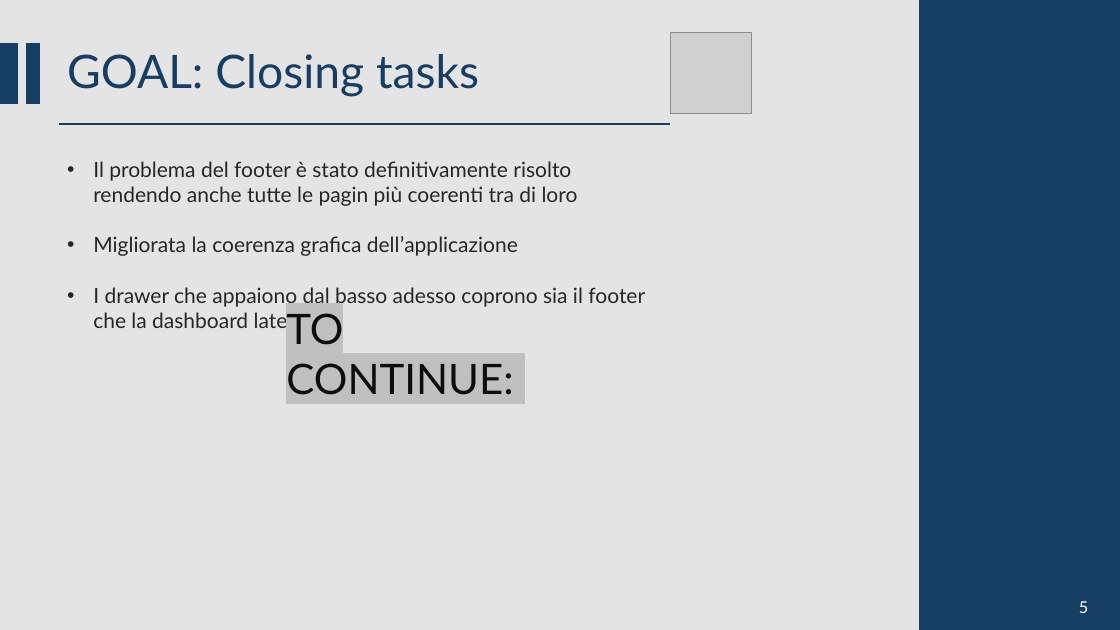
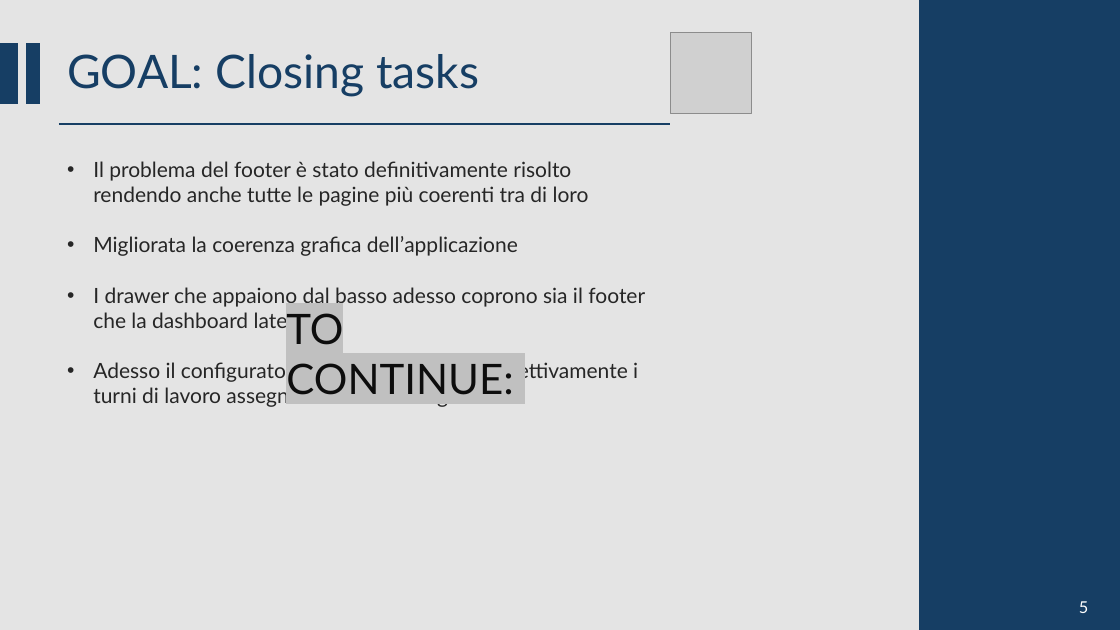
Before and after one commit to CSW-Teams/MS3-docs, a slide deck: slide 15 of ShiftsHappen/Sprint 1/CSW Sprint 1.pptm (slide 13 before the commit). Drawn at 1120x630 pixels with LibreOffice and Linux fonts; fonts in the diff are those of the drawing; grey boxes stand for pictures. Boxes give left, top, right and bottom in pixels: in the first picture for what was removed or moved away, otherwise in the second. Text is boxed around its words. In the diff, an @@ line names an element or a change of style, - is before the commit and + after.

```diff
--- a/ShiftsHappen/Sprint 1/CSW Sprint 1.pptm
+++ b/ShiftsHappen/Sprint 1/CSW Sprint 1.pptm
@@ text at bbox=[93, 161, 589, 206]: text changed @@
-• Il problema del footer è stato definitivamente risolto rendendo anche tutte le pagin più coerenti tra di loro
+• Il problema del footer è stato definitivamente risolto rendendo anche tutte le pagine più coerenti tra di loro
@@ text at bbox=[93, 362, 638, 407]: paragraph added @@
+• Adesso il configuratore non può modificare effettivamente i turni di lavoro assegnando o non una guardia
```
Also in this commit, not shown: 2 other slides changed, 2 slides added.
